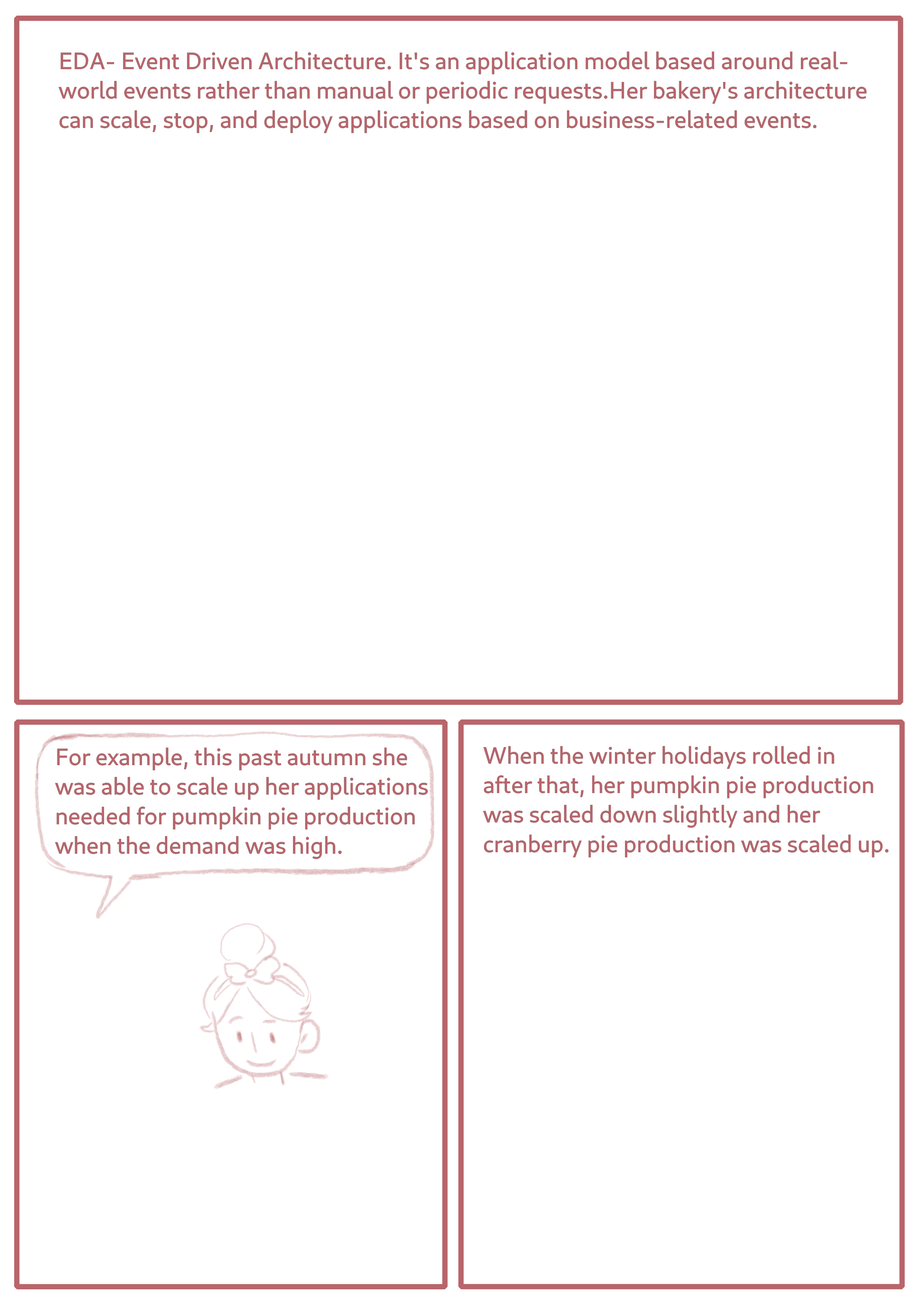
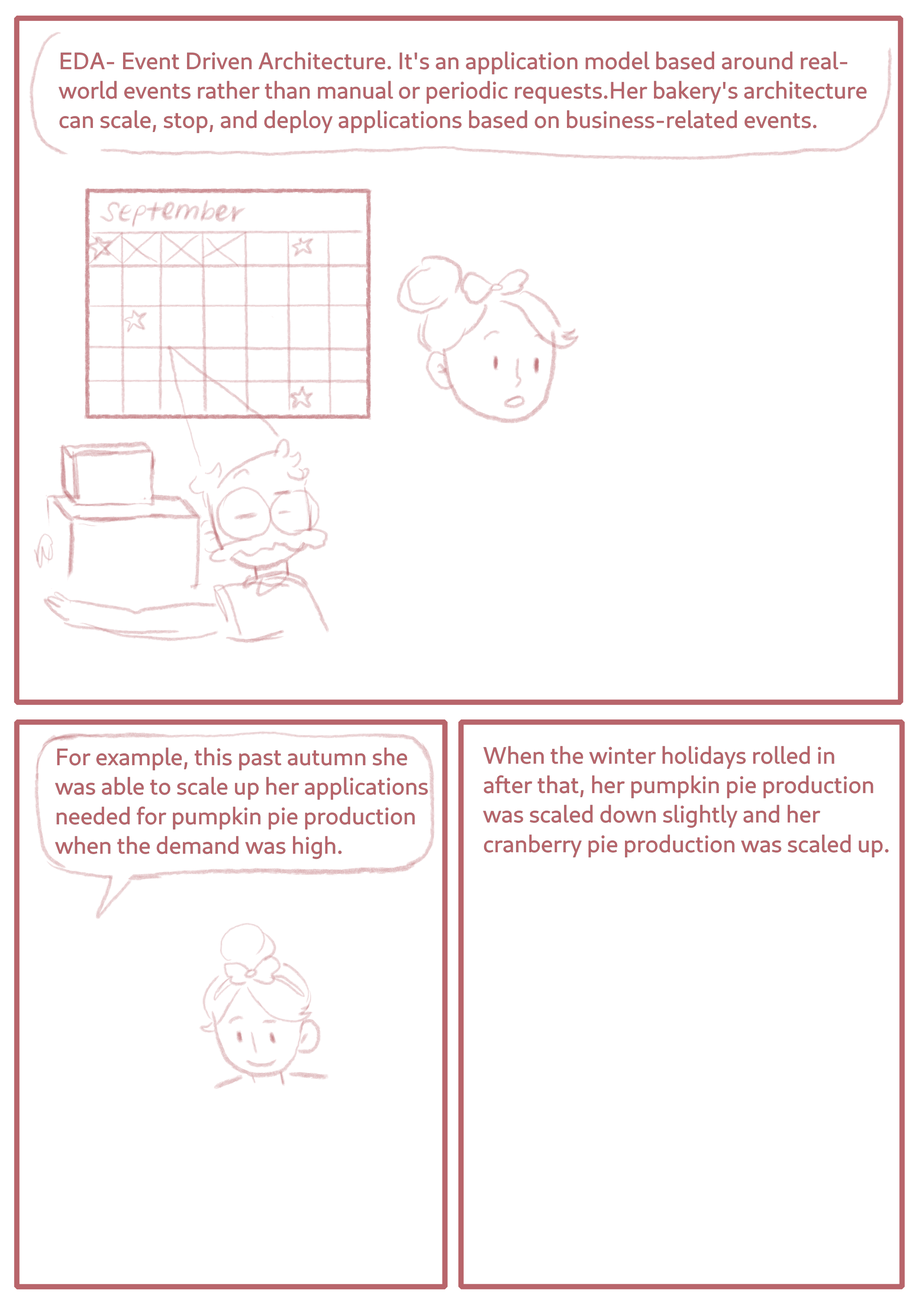
Before/after of a 922×1305 layered artwork. What changed in the layer stack:
painted on "Layer 1" over [29, 31, 893, 644]
